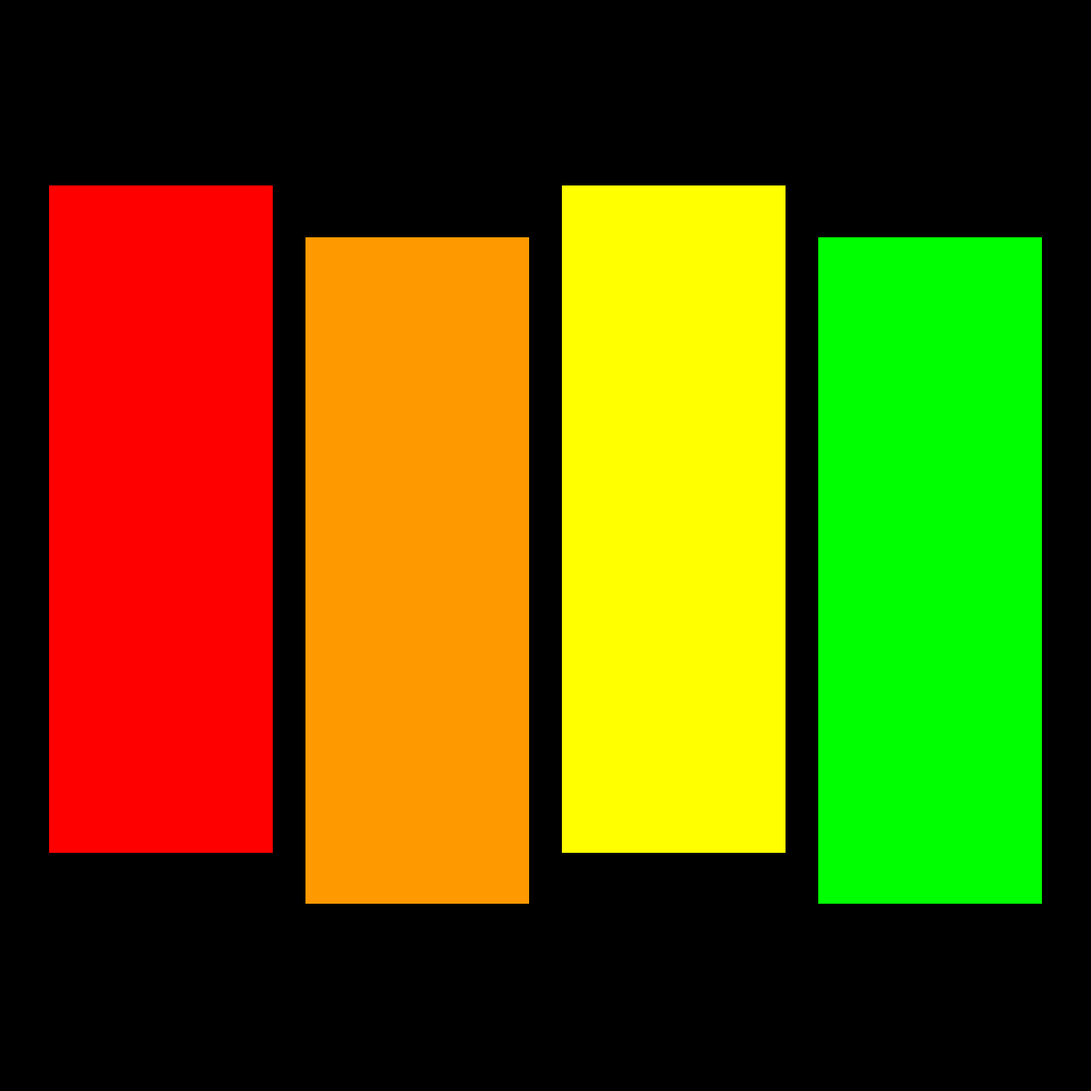
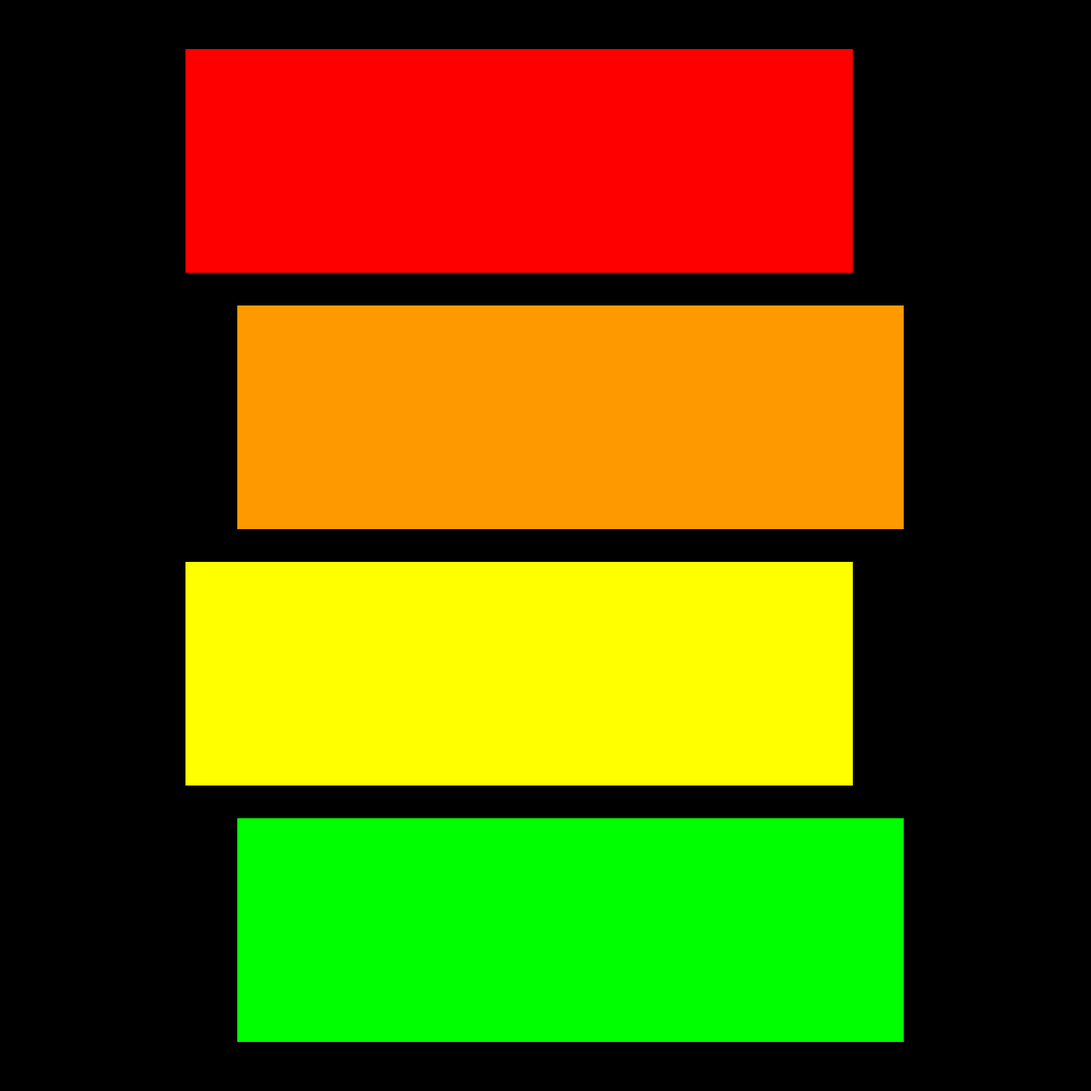
Before/after of a 1091px x 1091px layered artwork. What changed in the layer stack:
painted on "Layer 3 copy 3" over [237,237,1043,1043]
painted on "Layer 3 copy 2" over [185,185,854,854]
painted on "Layer 3 copy" over [237,237,905,905]
painted on "Layer 3" over [49,49,854,854]
